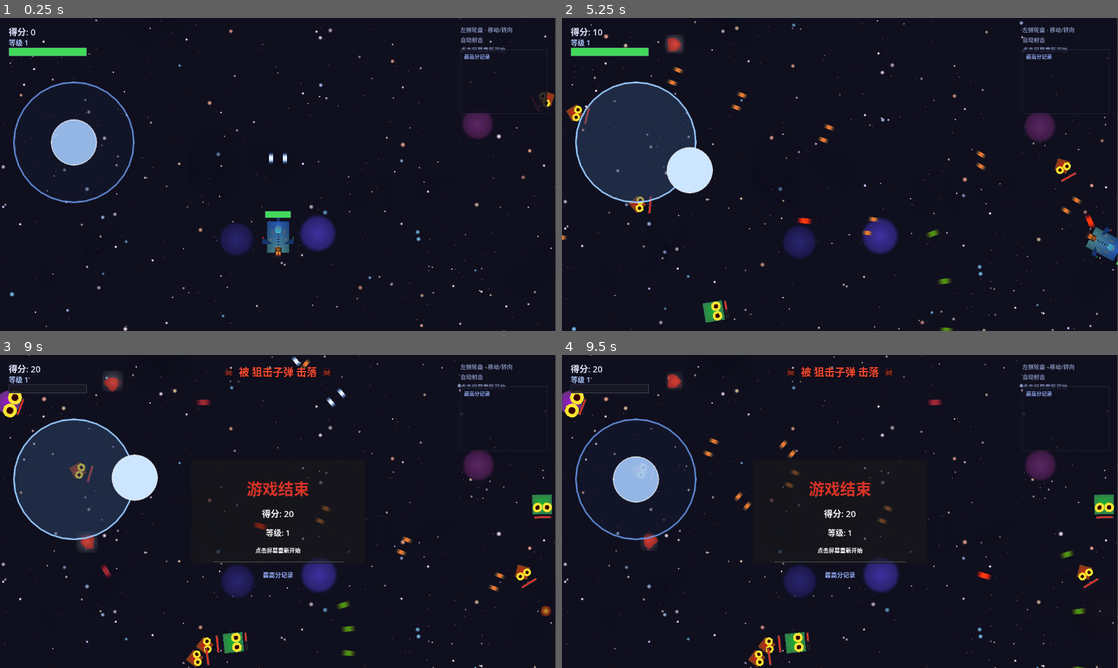
Above: before the commit, frames 1-4 (two rows, left to right).
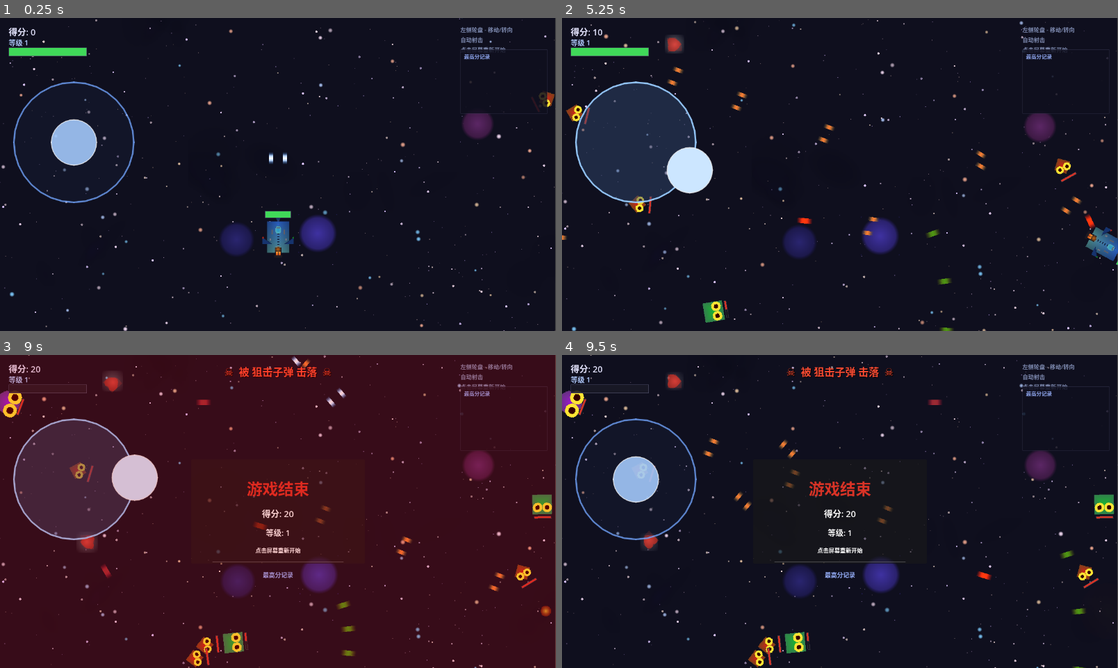
Above: after the commit, the same moments.

Repository: July-X/godot-game-one
Game: Godot game, scene res://scenes/main.tscn
The game is run twice, just before and just after one commit, with the same random seed, the same clock (stepped at 60 frames per second) and the same inputs.
Inputs (mouse positions are in pixels of both pictures, inside the frame that each line leads up to):
- Up to frame 1 (0.25 s): no input
- Up to frame 2 (5.25 s): tap Enter at 0.5 s; move the mouse to (812, 237) at 0.52 s; tap R every 1.5 s from 0.6 to 5.1 s; click (812, 237) at 0.67 s; drag from (1006, 221) to (873, 252) at 1.27 s; move the mouse to (673, 127) at 2.02 s; click (673, 127) at 2.17 s; drag from (867, 174) to (1073, 121) at 2.77 s; move the mouse to (756, 96) at 3.52 s; click (756, 96) at 3.67 s; drag from (962, 158) to (762, 68) at 4.27 s; move the mouse to (728, 190) at 5.02 s; click (728, 190) at 5.17 s
- Up to frame 3 (9 s): drag from (333, 442) to (161, 649) at 5.77 s; move the mouse to (250, 574) at 6.52 s; tap R at 6.6, 8.1 s; click (250, 574) at 6.67 s; drag from (444, 558) to (11, 401) at 7.27 s; move the mouse to (111, 464) at 8.02 s; click (111, 464) at 8.17 s; drag from (305, 511) to (11, 401) at 8.77 s
- Up to frame 4 (9.5 s): no input

Frames 1-2 are identical in both runs. In frame 3, 99% of the frame differs, in the area x 0-100%, y 0-100%; in frame 4, nothing differs.
Error before the commit: Invalid access to property or key 'theme_override_font_sizes' on a base object of type 'Label'. (res://scripts/hud.gd:102)
Error after the commit: Invalid access to property or key 'theme_override_font_sizes' on a base object of type 'Label'. (res://scripts/hud.gd:122)

Commit message:
fix: Leaderboard改为纯内存存储+全屏红闪移到HUD CanvasLayer
- leaderboard.gd: 移除ConfigFile磁盘读写,改为内存数组,关闭游戏即清空
- hud.gd: 新增_damage_flash(ColorRect)全屏红色闪烁效果
         (CanvasLayer下Control节点正确渲染)
- main.gd: 移除_damage_flash相关代码(已迁移到HUD)

Diff:
--- a/scripts/hud.gd
+++ b/scripts/hud.gd
@@ -12,10 +12,13 @@
 @onready var _leaderboard_entries: VBoxContainer = $GameOverPanel/VBox/LeaderboardEntries
 @onready var _perm_leaderboard_entries: VBoxContainer = $LeaderboardPanel/LeaderboardEntries
 
+var _damage_flash: ColorRect
+
 func _ready() -> void:
 	_game_over_panel.visible = false
 	_set_control_ignore_input(_game_over_panel)
 	_set_control_ignore_input($LeaderboardPanel)
+	_setup_damage_flash()
 	_update_platform_hints()
 	GameState.score_changed.connect(_on_score_changed)
 	GameState.level_changed.connect(_on_level_changed)
@@ -86,6 +89,23 @@
 			container.add_child(bar)
 			_powerup_display.add_child(container)
 
+func _setup_damage_flash() -> void:
+	_damage_flash = ColorRect.new()
+	_damage_flash.color = Color(1.0, 0.0, 0.0, 0.0)
+	_damage_flash.mouse_filter = Control.MOUSE_FILTER_IGNORE
+	_damage_flash.set_anchors_and_offsets_preset(Control.PRESET_FULL_RECT)
+	add_child(_damage_flash)
+	var old_health: int = GameState.current_health
+	GameState.health_changed.connect(func(_cur: int, _max: int):
+		if GameState.current_health < old_health:
+			if _damage_flash and is_instance_valid(_damage_flash):
+				var tween := create_tween()
+				tween.tween_property(_damage_flash, "color", Color(1.0, 0.0, 0.0, 0.18), 0.05)
+				tween.tween_property(_damage_flash, "color", Color(1.0, 0.0, 0.0, 0.0), 0.25)
+				tween.tween_callback(func(): _damage_flash.color = Color(1.0, 0.0, 0.0, 0.0))
+		old_health = GameState.current_health
+	)
+
 func _set_control_ignore_input(root: Control) -> void:
 	root.mouse_filter = Control.MOUSE_FILTER_IGNORE
 	for child in root.get_children():
--- a/scripts/leaderboard.gd
+++ b/scripts/leaderboard.gd
@@ -1,47 +1,16 @@
 extends Node
 
-const SAVE_PATH: String = "user://leaderboard.cfg"
 const MAX_ENTRIES: int = 5
 
+var _entries: Array[Dictionary] = []
+
 func add_entry(score: int, level: int) -> void:
-	var entries: Array[Dictionary] = _load_entries()
 	var now := Time.get_datetime_dict_from_system()
 	var timestamp: String = "%04d-%02d-%02d %02d:%02d" % [now.year, now.month, now.day, now.hour, now.minute]
-	entries.append({"score": score, "level": level, "time": timestamp})
-	entries.sort_custom(func(a, b): return a.score > b.score)
-	if entries.size() > MAX_ENTRIES:
-		entries = entries.slice(0, MAX_ENTRIES)
-	_save_entries(entries)
+	_entries.append({"score": score, "level": level, "time": timestamp})
+	_entries.sort_custom(func(a, b): return a.score > b.score)
+	if _entries.size() > MAX_ENTRIES:
+		_entries = _entries.slice(0, MAX_ENTRIES)
 
 func get_entries() -> Array[Dictionary]:
-	return _load_entries()
-
-func is_high_score(score: int) -> bool:
-	var entries := _load_entries()
-	if entries.size() < MAX_ENTRIES:
-		return true
-	return score > entries[-1].score
-
-func _load_entries() -> Array[Dictionary]:
-	var config := ConfigFile.new()
-	var err := config.load(SAVE_PATH)
-	if err != OK:
-		return []
-	var result: Array[Dictionary] = []
-	for i in range(MAX_ENTRIES):
-		if not config.has_section_key("Leaderboard", "entry_%d_score" % i):
-			break
-		result.append({
-			"score": config.get_value("Leaderboard", "entry_%d_score" % i, 0),
-			"level": config.get_value("Leaderboard", "entry_%d_level" % i, 1),
-			"time": config.get_value("Leaderboard", "entry_%d_time" % i, ""),
-		})
-	return result
-
-func _save_entries(entries: Array[Dictionary]) -> void:
-	var config := ConfigFile.new()
-	for i in range(entries.size()):
-		config.set_value("Leaderboard", "entry_%d_score" % i, entries[i].score)
-		config.set_value("Leaderboard", "entry_%d_level" % i, entries[i].level)
-		config.set_value("Leaderboard", "entry_%d_time" % i, entries[i].time)
-	config.save(SAVE_PATH)
+	return _entries.duplicate()
--- a/scripts/main.gd
+++ b/scripts/main.gd
@@ -25,7 +25,6 @@
 	_spawn_mobile_controls()
 	_spawn_player()
 	_spawn_hud()
-	_spawn_damage_flash()
 	_start_bgm()
 	GameState.reset_game()
 	GameState.level_changed.connect(_on_level_up)
@@ -191,32 +190,6 @@
 		var mc = _mobile_controls_scene.instantiate()
 		add_child(mc)
 
-var _damage_flash: ColorRect
-
-func _spawn_damage_flash() -> void:
-	_damage_flash = ColorRect.new()
-	_damage_flash.color = Color(1.0, 0.0, 0.0, 0.0)
-	_damage_flash.z_index = 150
-	_damage_flash.mouse_filter = Control.MOUSE_FILTER_IGNORE
-	add_child(_damage_flash)
-	_damage_flash.set_anchors_and_offsets_preset(Control.PRESET_FULL_RECT)
-	var old_health: int = GameState.current_health
-	GameState.health_changed.connect(func(_cur: int, _max: int):
-		if GameState.current_health < old_health:
-			_trigger_damage_flash()
-		old_health = GameState.current_health
-	)
-
-func _trigger_damage_flash() -> void:
-	if not _damage_flash or not is_instance_valid(_damage_flash):
-		return
-	var tween := create_tween()
-	tween.tween_property(_damage_flash, "color", Color(1.0, 0.0, 0.0, 0.18), 0.05)
-	tween.tween_property(_damage_flash, "color", Color(1.0, 0.0, 0.0, 0.0), 0.25)
-	tween.tween_callback(func():
-		_damage_flash.color = Color(1.0, 0.0, 0.0, 0.0)
-	)
-
 func _process(delta: float) -> void:
 	if not GameState.game_running:
 		return
